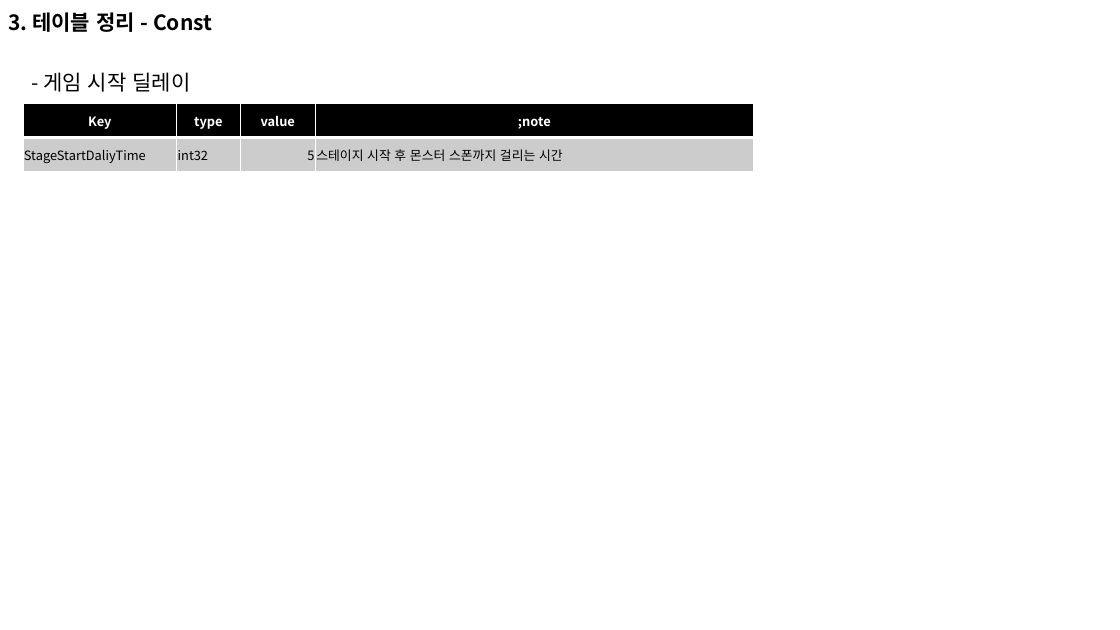
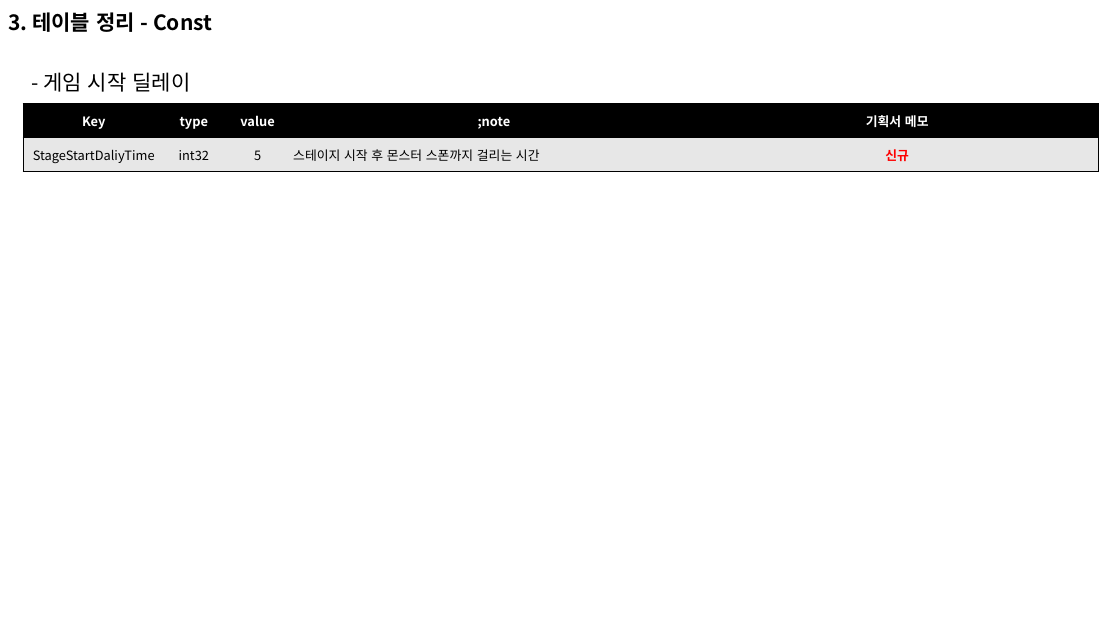
Before and after one commit to EpicRocket/SProjectDesign, a slide deck: slide 9 of Design/시스템 문서/게임 시작 플로우.pptx. Drawn at 1120x630 pixels with LibreOffice and Linux fonts; fonts in the diff are those of the drawing; background and template pictures are left out. Boxes give left, top, right and bottom in pixels: in the first picture for what was removed or moved away, otherwise in the second. Text is boxed around its words. In the diff, an @@ line names an element or a change of style, - is before the commit and + after.

Commit message:
#Add
- 게임 시작 플로우 기획 추가
- 관련 테이블 최신화

```diff
--- a/Design/시스템 문서/게임 시작 플로우.pptx
+++ b/Design/시스템 문서/게임 시작 플로우.pptx
@@ table at box(23, 104, 1099, 172) @@
+column 5: 기획서 메모 | 신규
@@ table: place and size @@
-table at box(23, 104, 753, 172)
+table at box(23, 104, 1099, 172)
```
Also in this commit, not shown: 2 other slides changed, 4 slides added, 2 slides removed, 2 other files.
